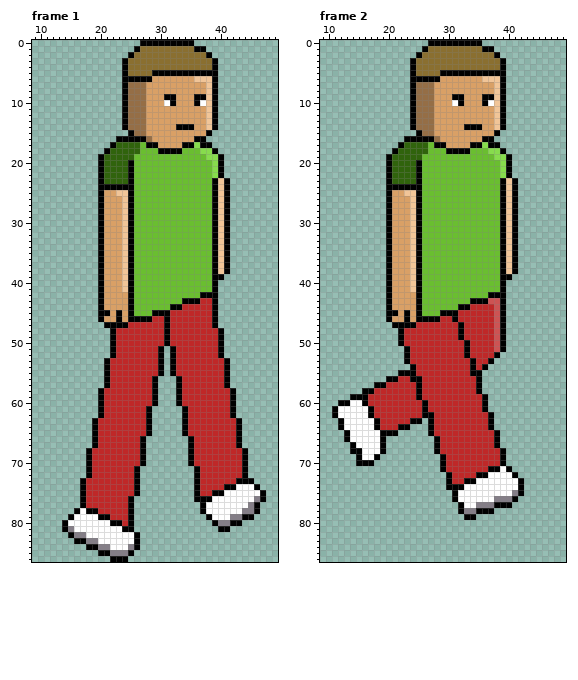
Pixel-art file, stored at public/assets/new-body-walking.ase. The first picture shows the starting point.
62x87 pixels, 4 frames. Colours within 5 levels of each other are drawn and written as one. Shown: frame 1: x 9..49, y 0..86; frame 2: x 9..49, y 0..86. The commit also changed other frames, which this record leaves out.
The result:
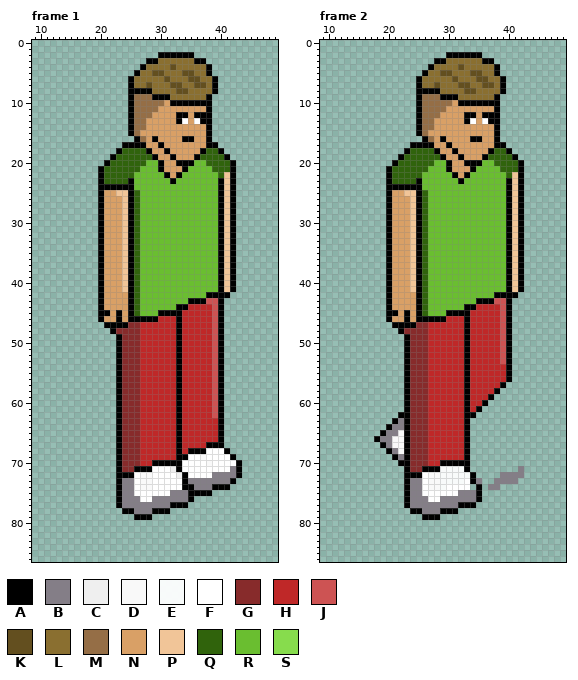
Palette (. is transparent): A #000000  B #847e87  C #efefef  D #f9f9f9  E #ffffffef  F #ffffff  G #872b2b  H #bf2828  J #cd5353  K #634f1f  L #8a6f30  M #956e46  N #d9a066  P #f1c598  Q #30630c  R #6abe30  S #87dc4d
Edits made:
layer "Layer 1" now hidden
layer "Layer 2" added
Changed rows in their new state; - is an unchanged pixel.
Frame 1:
first column x 14:
 0 -------------.........------------
 1 ------------............----------
 2 -----------.....AAAAAA...---------
 3 ----------....AA------AA..--------
 4 ----------...A----K-----A.--------
 5 ----------..A--KKLLLKKLL-.--------
 6 ----------.-LLLLLKLLLKKLL---------
 7 ----------.ALLKLLLKKLLKKL---------
 8 ----------.AAAALLLLKKLLLL---------
 9 ----------.A--MAA-LLLLLLA.--------
10 ----------.A--MMMN-AAA-AA.--------
11 ----------.A--MM--------A.--------
12 ----------.A--M----AA-AAA.--------
13 ----------.A-------AF-FAA.--------
14 ----------.A-------NNN--A.--------
15 -------------N--------------------
16 ---------...-MNA----AANNA---------
17 --------..AAAANNA---NNNN-A--------
18 -------..A---QANN-NNNNNAQQA-------
19 ------..A---QQQANNANNNAQQQQA------
20 ------.A---QQQ--ANNAAA--QQQQA-----
21 -----------QQ---ANNNA----QQQA-----
22 -----------Q-----ANA-----RQPA-----
23 ------------------A------RAPA-----
24 -------------------------RAPA-----
25 ------------Q------------RAPA-----
26 ------------Q------------RAPA-----
27 ------------Q------------RAPA-----
28 ------------Q------------RAPA-----
29 ------------Q------------RAPA-----
30 ------------Q------------RAPA-----
31 ------------Q------------RAPA-----
32 ------------Q------------RAPA-----
33 ------------Q------------RAPA-----
34 ------------Q------------RAPA-----
35 ------------Q------------RAPA-----
36 ------------Q------------RAPA-----
37 ------------Q------------RAPA-----
38 ------------Q------------RAPA-----
39 ------------Q------------R-PA-----
40 ------------Q------------RAPA-----
41 ------------Q------------RAPA-----
42 ------------Q----------R--AA------
43 ------------Q-------R--AJJA-------
44 ------------Q-----R-A----JA-------
45 ------------Q--R--AA-----JA-------
46 ---------------A-H-A-----JA-------
47 -----------GG----H-A-----JA-------
48 ---------GGGG----H-A-----J--------
49 --------.AGGG----H-A-----J--------
50 --------.AGGG----H-A-----J--------
51 --------.AGGG---HHHA-----J--------
52 --------.AGGG---HHHA-----J--------
53 -------..AGGG---HHHA-----JA.------
54 -------..AGGG---HHHA-----JA.------
55 -------..AGGG---HHHA-----JA.------
56 -------..AGGG--HHHH------JA.------
57 -------..AGGG--HHHH------JA.------
58 ------...AGGG--HHHH------JA..-----
59 ------...AGGG--HHHH------JA..-----
60 ------...AGGG--HHHH------JA..-----
61 ------...AGGG-HHHHHAH----JA..-----
62 ------...AGGG-HHHHHAH----JA..-----
63 -----....AGGG-HHHHHAH-----A...----
64 -----....AGGG-HHHHHAH-----A...----
65 -----....AGGG-HHHHHAH-----A...----
66 -----....AGGGHHHHHHAHH----A...----
67 -----....AGGGHHHHHHAHH--AAA...----
68 ----.....AGGGHHHHHHAH-AAFFFA...---
69 ----.....AGGGHHHHHHAAFFDFFFFA..---
70 ----.....AGGGHHAAAAAFFFFDFFFFA.---
71 ----.....AGG-AAFFFCAFFFFFFFFBA.---
72 ----.....AAAFDDFFFFCAFFFFBBBBA.---
73 ---......ABBFDDFFFFFABBBBBBBA...--
74 ---......ABBFDDFFFFFAABBBAA-.....-
75 ---......ABBFFFFFFBBBA-AA.........
76 ---......ABBBFFBBBBBBA............
77 ---......ABBBBBBBBAAA--..........-
78 --........A-BBBAAA-----..........-
79 -...........AAA---------........--
80 ............-------------.....----
81 ............--------------..------
82 -............---------------------
83 --...........---------------------
84 ----.........---------------------
85 ------......----------------------
86 --------...-----------------------
Frame 2:
first column x 11:
 0 ----------------.........-------
 1 ---------------............-----
 2 --------------.....AAAAAA...----
 3 -------------....AA------AA..---
 4 -------------...A----K-----A.---
 5 -------------..A--KKLLLKKLL-.---
 6 -------------.-LLLLLKLLLKKLL----
 7 -------------.ALLKLLLKKLLKKL----
 8 -------------.AAAALLLLKKLLLL----
 9 -------------.A--MAA-LLLLLLA.---
10 -------------.A--MMMN-AAA-AA.---
11 -------------.A--MM--------A.---
12 -------------.A--M----AA-AAA.---
13 -------------.A-------AF-FAA.---
14 -------------.A-------NNN--A.---
15 ----------------N---------------
16 ------------...-MNA----AANNA----
17 -----------..AAAANNA---NNNN-A---
18 ----------..A---QANN-NNNNNAQQA--
19 ---------..A---QQQANNANNNAQQQQA-
20 ---------.A---QQQ--ANNAAA--QQQQA
21 --------------QQ---ANNNA----QQQA
22 --------------Q-----ANA-----RQPA
23 ---------------------A------RAPA
24 ----------------------------RAPA
25 ---------------Q------------RAPA
26 ---------------Q------------RAPA
27 ---------------Q------------RAPA
28 ---------------Q------------RAPA
29 ---------------Q------------RAPA
30 ---------------Q------------RAPA
31 ---------------Q------------RAPA
32 ---------------Q------------RAPA
33 ---------------Q------------RAPA
34 ---------------Q------------RAPA
35 ---------------Q------------RAPA
36 ---------------Q------------RAPA
37 ---------------Q------------RAPA
38 ---------------Q------------RAPA
39 ---------------Q------------R-PA
40 ---------------Q------------RAPA
41 ---------------Q------------RAPA
42 ---------------Q----------R--AA-
43 ---------------Q-------R--A-JA--
44 ---------------Q-----R-A---HJA--
45 ---------------Q--R--AA----HJA--
46 ------------------A-H-A----HJA--
47 --------------GG-----HA----HJA--
48 ------------GGGG-----HA----HJA--
49 -----------.AGGG-----HA----HJA--
50 -----------.AGGG-----------HJA--
51 -------------GGG-----------HJA--
52 -------------GGG-----------HJA--
53 -------------GGG------AH--HHJA--
54 ------------AGGG------AH-HHHHA--
55 -----------.-GGG------AHHHHHHA--
56 ---------...AGGG------A-HHHHHA--
57 -------.....AGGG------A-HHHHA---
58 -----.......AGGG------A-HHHA----
59 ---.........AGGG------A--HA-----
60 -...........AGGG------A---------
61 ............AGGG------A-A.------
62 ...........AAGGGH-----AA...-----
63 -.........ABAGGGH-----A....-----
64 -........ABB-GGGH-----A....-----
65 --......-BBDAGGGH-----A.....----
66 --.....ABBDDAGGGHH----A.....----
67 ---.....-BDDAGGGHH----A.....----
68 ---......ABDAGGGHH----A......---
69 ----....--ABAGGGHHH---A......---
70 ----...----AAGGGHH-AAAA......---
71 ------------AGGAAAEEEEA.......-B
72 ------------AAAFDDEEEEEA....BBBB
73 ------------ABBFDDEEEEF-B..BBBB.
74 ------------ABBFDDEFFF-.A.BB....
75 ------------ABBFFFFFFBBBA.......
76 ------------ABBBFFBBBBBBA......-
77 ------------ABBBBBBBB-AA......--
78 -------------AABBBAAA......-----
79 ---------------AAA----..--------
